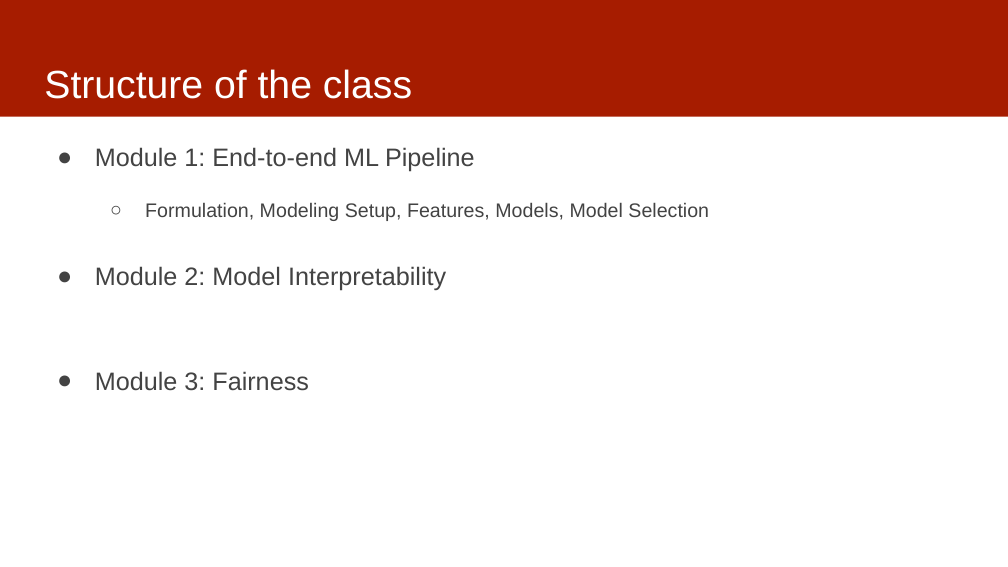
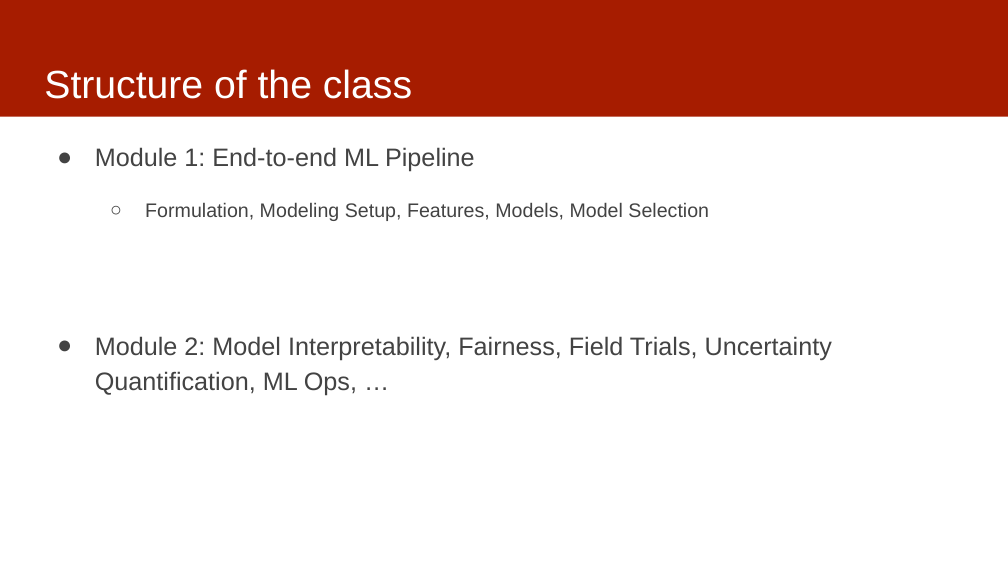
Before and after one commit to dssg/MLinPractice, a slide deck: slide 12 of Lectures/Lecture1-ClassOverview.pptx. Drawn at 1008x567 pixels with LibreOffice and Linux fonts; fonts in the diff are those of the drawing. Boxes give left, top, right and bottom in pixels: in the first picture for what was removed or moved away, otherwise in the second. Text is boxed around its words. In the diff, an @@ line names an element or a change of style, - is before the commit and + after.

```diff
--- a/Lectures/Lecture1-ClassOverview.pptx
+++ b/Lectures/Lecture1-ClassOverview.pptx
@@ text at (95,336,832,395): text changed @@
-● Module 2: Model Interpretability
-● Module 3: Fairness
+● Module 2: Model Interpretability, Fairness, Field Trials, Uncertainty Quantification, ML Ops, …
```
Also in this commit, not shown: 4 other slides changed, 1 slide added, 1 slide removed.
